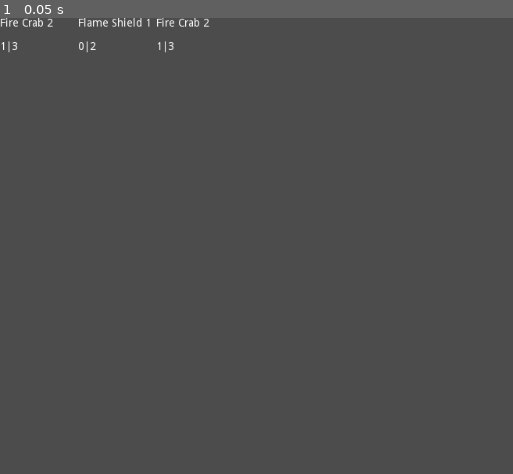
Above: before the commit, frame 1.
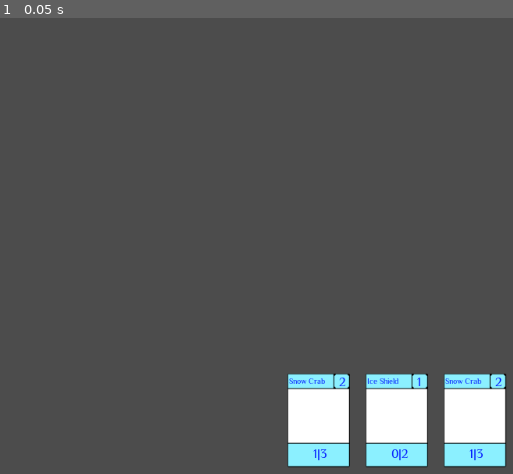
Above: after the commit, the same moment.

Repository: the-alex-g/Frost
Game: Godot game, scene res://Battlefield/Main.tscn
Two runs of this game, one before a commit and one after it. Both use one fixed random seed, a clock stepped at 60 frames per second and the inputs below.
Inputs:
- Up to frame 1 (0.05 s): no input

The runs differ from the first frame. In frame 1, 7.7% of the frame differs, in the area x 0-99%, y 0-99%.

Commit message:
Add card image for player

Diff:
--- a/Project/Player/Cards/Card.gd
+++ b/Project/Player/Cards/Card.gd
@@ -1,6 +1,8 @@
 extends Node2D
 
-onready var text:RichTextLabel = $RichTextLabel
+onready var nametext:Label = $Sprite/Name
+onready var costtext:Label = $Sprite/Cost
+onready var statstext:Label = $Sprite/Stats
 var cardname:String = ""
 var damage:int = 0
 var health:int = 0
@@ -10,19 +12,15 @@
 signal selected(index)
 
 func _ready():
-	text.text += cardname+" "+str(cost)+"\n \n"
-	text.text += str(damage)
+	nametext.text = cardname
+	costtext.text = str(cost)
+	statstext.text = str(damage)
 	if health != 0:
-		text.text += "|"+str(health)
+		statstext.text += "|"+str(health)
 
 func _process(_delta):
 	if Input.is_mouse_button_pressed(1) and hovered:
 		emit_signal("selected", index)
 
-func _on_RichTextLabel_mouse_entered():
-	modulate = Color(1,1,0,1)
-	hovered = true
-
-func _on_RichTextLabel_mouse_exited():
-	modulate = Color(1,1,1,1)
-	hovered = false
+func _on_Area2D_input_event(viewport, event, shape_idx):
+	emit_signal("selected", index)
--- a/Project/Player/Cards/Card.tscn
+++ b/Project/Player/Cards/Card.tscn
@@ -1,15 +1,63 @@
-[gd_scene load_steps=2 format=2]
+[gd_scene load_steps=6 format=2]
 
 [ext_resource path="res://Player/Cards/Card.gd" type="Script" id=1]
+[ext_resource path="res://Art/Card.png" type="Texture" id=2]
+[ext_resource path="res://Resources/LargeFont.tres" type="DynamicFont" id=3]
+[ext_resource path="res://Resources/Font.tres" type="DynamicFont" id=4]
+
+[sub_resource type="RectangleShape2D" id=1]
+extents = Vector2( 40.5248, 59.7934 )
 
 [node name="Card" type="Node2D"]
 script = ExtResource( 1 )
+__meta__ = {
+"_edit_group_": true
+}
 
-[node name="RichTextLabel" type="RichTextLabel" parent="."]
-margin_right = 135.0
-margin_bottom = 98.0
+[node name="Sprite" type="Sprite" parent="."]
+texture = ExtResource( 2 )
+
+[node name="Name" type="Label" parent="Sprite"]
+modulate = Color( 0, 0.0901961, 1, 1 )
+margin_left = -38.3773
+margin_top = -57.8868
+margin_right = -10.3773
+margin_bottom = -40.8868
+custom_fonts/font = ExtResource( 4 )
+text = "Name"
 __meta__ = {
 "_edit_use_anchors_": false
 }
-[connection signal="mouse_entered" from="RichTextLabel" to="." method="_on_RichTextLabel_mouse_entered"]
-[connection signal="mouse_exited" from="RichTextLabel" to="." method="_on_RichTextLabel_mouse_exited"]
+
+[node name="Cost" type="Label" parent="Sprite"]
+modulate = Color( 0, 0.0901961, 1, 1 )
+margin_left = 25.5943
+margin_top = -60.5459
+margin_right = 34.5943
+margin_bottom = -34.5459
+custom_fonts/font = ExtResource( 3 )
+text = "2"
+__meta__ = {
+"_edit_use_anchors_": false
+}
+
+[node name="Stats" type="Label" parent="Sprite"]
+modulate = Color( 0, 0.0901961, 1, 1 )
+margin_left = -7.15247
+margin_top = 31.3236
+margin_right = 19.8475
+margin_bottom = 57.3236
+custom_fonts/font = ExtResource( 3 )
+text = "1|2"
+__meta__ = {
+"_edit_use_anchors_": false
+}
+
+[node name="Area2D" type="Area2D" parent="."]
+__meta__ = {
+"_edit_group_": true
+}
+
+[node name="CollisionShape2D" type="CollisionShape2D" parent="Area2D"]
+shape = SubResource( 1 )
+[connection signal="input_event" from="Area2D" to="." method="_on_Area2D_input_event"]
--- a/Project/Player/Player.gd
+++ b/Project/Player/Player.gd
@@ -7,9 +7,9 @@
 var handspace:Vector2 = Vector2(0,0)
 var cards_in_hand:Array = []
 var deck:Array = [
-	{"name":"Fire Blast", "damage":2, "cost":1, "health":0, "number":3}, {"name":"Flame Spirit", "damage":1, "health":1, "cost":1, "number":3},
-	{"name":"Flame Shield", "damage":0, "health":2, "cost":1, "number":3}, {"name":"Fire Crab", "damage":1, "health":3, "cost":2, "number":2},
-	{"name":"Drake", "damage":2, "health":2, "cost":2, "number":2}, {"name":"Fire Giant", "damage":3, "health":3, "cost":3, "number":1}
+	{"name":"Frost Blast", "damage":2, "cost":1, "health":0, "number":3}, {"name":"Frost Spirit", "damage":1, "health":1, "cost":1, "number":3},
+	{"name":"Ice Shield", "damage":0, "health":2, "cost":1, "number":3}, {"name":"Snow Crab", "damage":1, "health":3, "cost":2, "number":2},
+	{"name":"Snow Drake", "damage":2, "health":2, "cost":2, "number":2}, {"name":"Ice Giant", "damage":3, "health":3, "cost":3, "number":1}
 ]
 signal selected(card)
 
--- a/Project/Player/Player.tscn
+++ b/Project/Player/Player.tscn
@@ -5,10 +5,5 @@
 [node name="Player" type="Node2D"]
 script = ExtResource( 1 )
 
-[node name="HBoxContainer" type="HBoxContainer" parent="."]
-margin_right = 40.0
-margin_bottom = 40.0
-mouse_filter = 0
-__meta__ = {
-"_edit_use_anchors_": false
-}
+[node name="HBoxContainer" type="Position2D" parent="."]
+position = Vector2( 407.775, 515.669 )
--- /dev/null
+++ b/Project/Resources/Font.tres
@@ -0,0 +1,7 @@
+[gd_resource type="DynamicFont" load_steps=2 format=2]
+
+[ext_resource path="res://Resources/El_Messiri/ElMessiri-Regular.ttf" type="DynamicFontData" id=1]
+
+[resource]
+size = 10
+font_data = ExtResource( 1 )
--- /dev/null
+++ b/Project/Resources/LargeFont.tres
@@ -0,0 +1,6 @@
+[gd_resource type="DynamicFont" load_steps=2 format=2]
+
+[ext_resource path="res://Resources/El_Messiri/ElMessiri-Regular.ttf" type="DynamicFontData" id=1]
+
+[resource]
+font_data = ExtResource( 1 )
Binary file added: Project/Art/Card.png
Not shown, added: Project/Art/Card.png.import
Binary file added: Project/Resources/El_Messiri/ElMessiri-Bold.ttf
Binary file added: Project/Resources/El_Messiri/ElMessiri-Medium.ttf
Binary file added: Project/Resources/El_Messiri/ElMessiri-Regular.ttf
Binary file added: Project/Resources/El_Messiri/ElMessiri-SemiBold.ttf
Not shown, added: Project/Resources/El_Messiri/OFL.txt
Not shown, added: Project/Art/Piskel_files/Card.piskel
